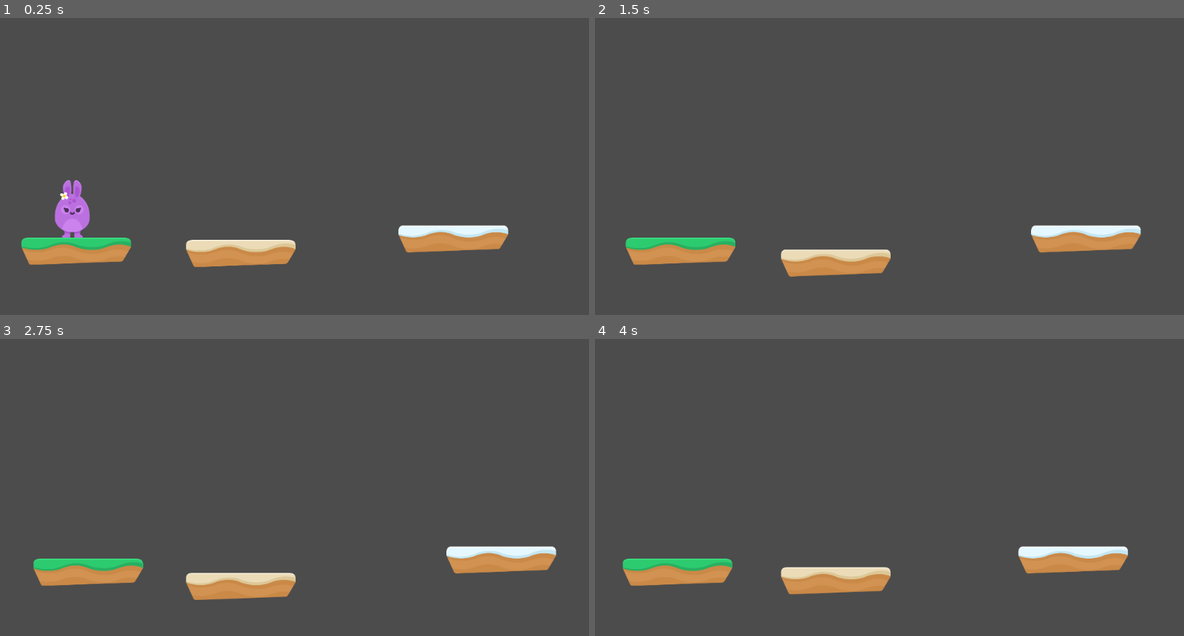
Above: before the commit, frames 1-4 (two rows, left to right).
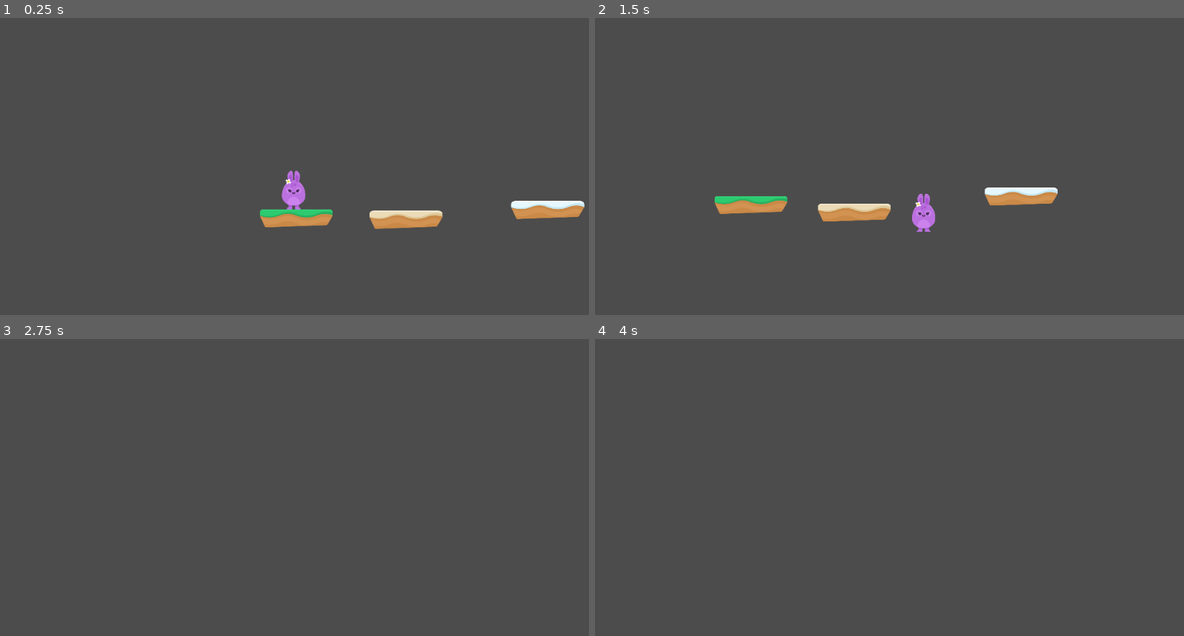
Above: after the commit, the same moments.

Repository: manatlongpoonga/BunnyJump
Game: Godot game, scene res://Level/LV1.tscn
Two runs of this game, one before a commit and one after it. Both use one fixed random seed, a clock stepped at 60 frames per second and the inputs below.
Inputs:
- Up to frame 1 (0.25 s): no input
- Up to frame 2 (1.5 s): hold W (jump) 0.53-1.28 s; hold D (right) from 0.53 s (still down); tap W (jump) at 1.35 s
- Up to frame 3 (2.75 s): tap W (jump) at 1.52, 1.82 s; release D (right) at 2.03 s; hold A (left) from 2.03 s (still down); hold W (jump) from 2.03 s (still down)
- Up to frame 4 (4 s): release A (left) at 2.78 s; release W (jump) at 2.78 s; hold D (right) from 2.78 s (still down); tap W (jump) at 2.85, 3.02, 3.32 s; hold W (jump) from 3.53 s (still down)

The runs differ from the first frame. In frame 1, 7.8% of the frame differs, in the area x 3-100%, y 51-84%; in frame 2, 7.0%; in frame 3, 4.6%; in frame 4, 4.6%.

Commit message:
Update 1.1

Diff:
--- a/Player/Player.gd
+++ b/Player/Player.gd
@@ -1,11 +1,33 @@
 extends KinematicBody2D
 
-var motion = Vector2(0,100)
+var motion = Vector2(0,0)
 
 export var SPEED = 500
-export var JUMP = 680
+export var JUMP = 1000
+export var Gravity = 100
 
 func _physics_process(delta):
+	apply_gravity()
+	jump()
+	walk()
+
+	move_and_slide(motion,Vector2(0,-1))
+
+func apply_gravity():
+	if is_on_floor():
+		motion.y = 0
+		print("I'm floor")
+	motion.y = motion.y + Gravity
+
+func jump():
+	if is_on_floor():
+		if Input.is_action_just_pressed("jump"):
+			motion.y = -JUMP
+
+		else:
+			motion.y
+
+func walk():
 	if  Input.is_action_pressed("left") and not Input.is_action_pressed("right"):
 		motion.x = -SPEED
 		#print("I move left")
@@ -14,10 +36,3 @@
 		#print("I move right")
 	else:
 		motion.x = 0
-
-	if Input.is_action_pressed("jump"):
-		motion.y = -JUMP
-	else:
-		motion.y = 600
-
-	move_and_slide(motion)
--- a/Player/Player.tscn
+++ b/Player/Player.tscn
@@ -21,3 +21,8 @@
 [node name="CollisionShape2D" type="CollisionShape2D" parent="."]
 position = Vector2( 0.706024, 1.40254 )
 shape = SubResource( 1 )
+
+[node name="Camera2D" type="Camera2D" parent="."]
+current = true
+zoom = Vector2( 1.5, 1.5 )
+smoothing_enabled = true
